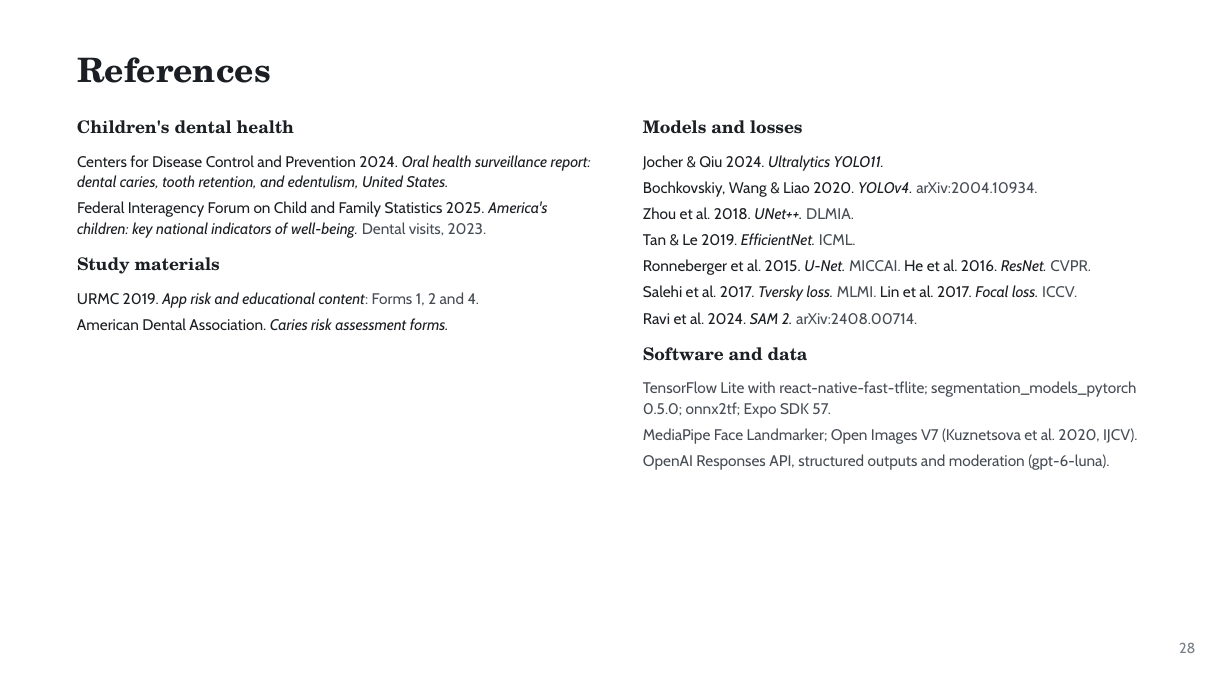
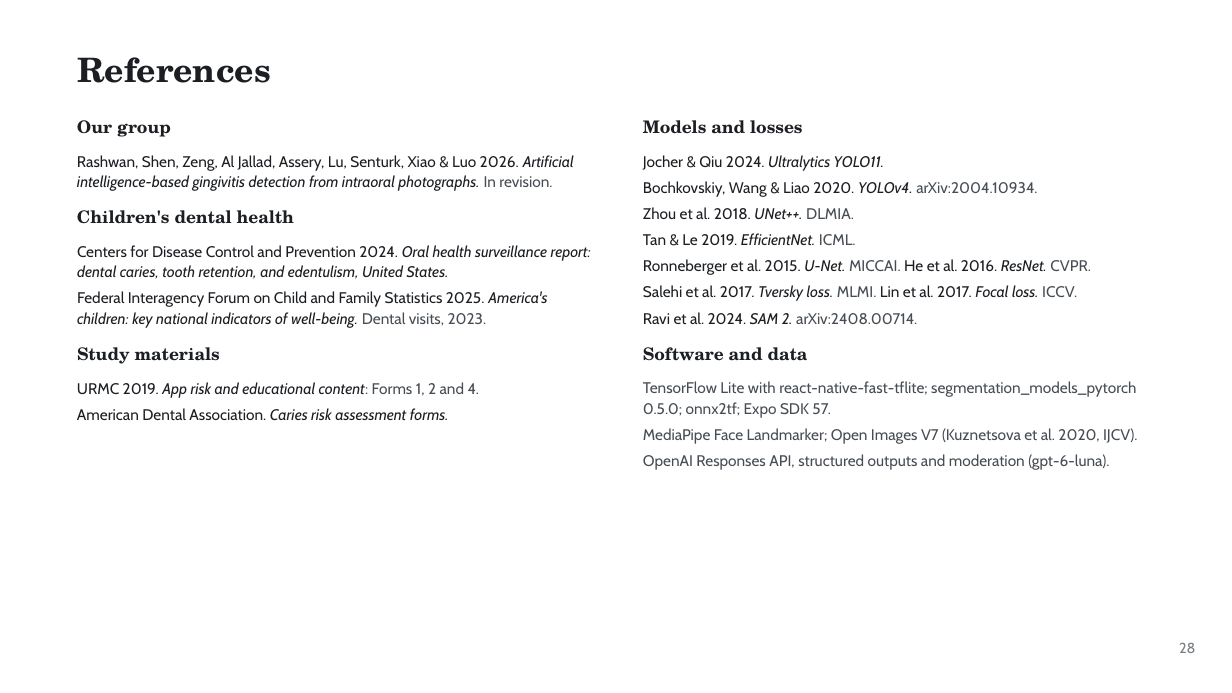
Before and after one commit to ertugrul-senturk/interactive-slides, a slide deck: slide 47 of public/decks/2026-11-smart-teeth.pptx. Drawn at 1232x693 pixels with LibreOffice and Linux fonts; fonts in the diff are those of the drawing; background and template pictures are left out. Boxes give left, top, right and bottom in pixels: in the first picture for what was removed or moved away, otherwise in the second. Text is boxed around its words. In the diff, an @@ line names an element or a change of style, - is before the commit and + after.

```diff
--- a/public/decks/2026-11-smart-teeth.pptx
+++ b/public/decks/2026-11-smart-teeth.pptx
@@ text added at [77,120,171,137], 13.5 pt, text #1B1E22, bold @@
+Our group
@@ text added at [77,155,574,191], 12 pt, text #1B1E22, italic @@
+Rashwan, Shen, Zeng, Al Jallad, Assery, Lu, Senturk, Xiao & Luo 2026. Artificial
+intelligence-based gingivitis detection from intraoral photographs. In revision.
@@ 6 texts: place and size @@
-6 texts at [77,120,591,330]
+6 texts at [77,210,591,420]
```
Also in this commit, not shown: 3 other slides changed, 6 other files.
